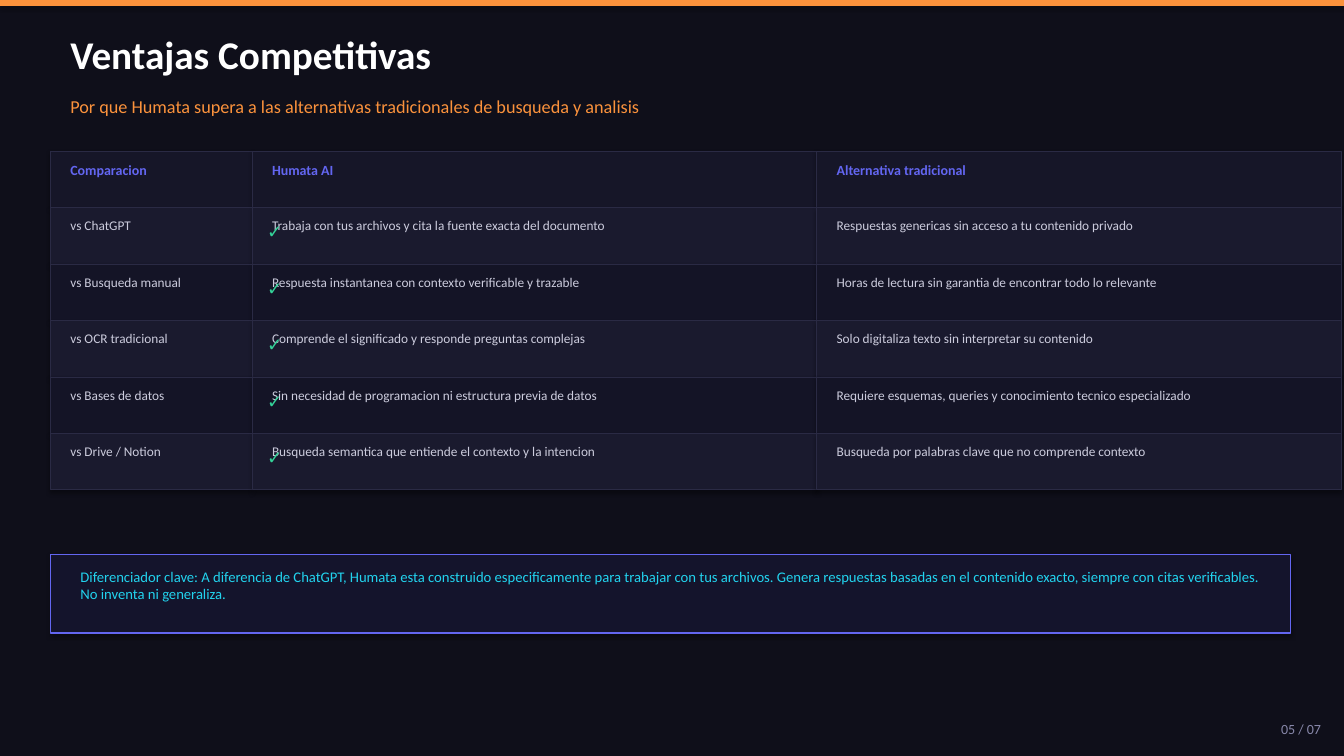
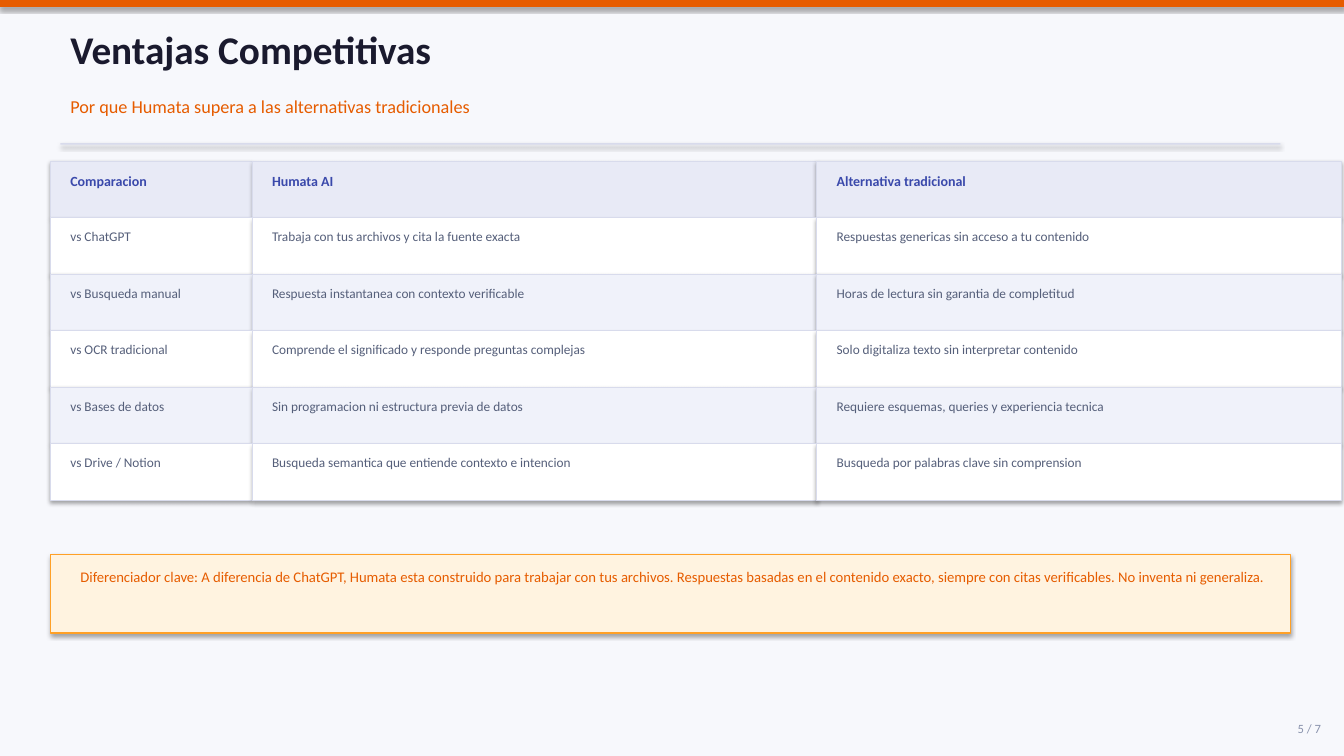
Before and after one commit to pjimenezb-blip/ANALITICA_DATOS_UCENTRAL, a slide deck: slide 5 of Humata_AI_Presentacion.pptx. Drawn at 1344x756 pixels with LibreOffice and Linux fonts; fonts in the diff are those of the drawing. Boxes give left, top, right and bottom in pixels: in the first picture for what was removed or moved away, otherwise in the second. Text is boxed around its words. In the diff, an @@ line names an element or a change of style, - is before the commit and + after.

```diff
--- a/Humata_AI_Presentacion.pptx
+++ b/Humata_AI_Presentacion.pptx
@@ background #0F0F1A to #F7F8FC @@
@@ rectangle at bbox=[0, 0, 1344, 7]: fill #FB923C to #E65C00 @@
@@ text "Ventajas Competitivas" at bbox=[70, 36, 431, 71]: text colour #FFFFFF to #1A1A2E @@
@@ text at bbox=[70, 100, 469, 116]: text changed; text colour #FB923C to #E65C00 @@
-Por que Humata supera a las alternativas tradicionales de busqueda y analisis
+Por que Humata supera a las alternativas tradicionales
@@ rectangle added at bbox=[60, 143, 1280, 144], fill #D8DBEC @@
@@ text colour #6366F1 to #3A49AB in 3 elements at bbox=[70, 176, 146, 188], bbox=[837, 176, 966, 186], bbox=[272, 177, 333, 186] @@
@@ fill #161628 to #E8EAF6; outline #2A2A44 0.5 pt to #D8DBEC 0.5 pt in 3 elements at bbox=[50, 161, 252, 218], bbox=[252, 161, 817, 218], bbox=[817, 161, 1341, 218] @@
@@ text removed at bbox=[257, 216, 279, 252] @@
-✓
@@ text at bbox=[272, 232, 521, 243]: text changed; text colour #CCCCDD to #555F7A @@
-Trabaja con tus archivos y cita la fuente exacta del documento
+Trabaja con tus archivos y cita la fuente exacta
@@ text at bbox=[837, 232, 1089, 244]: text changed; text colour #CCCCDD to #555F7A @@
-Respuestas genericas sin acceso a tu contenido privado
+Respuestas genericas sin acceso a tu contenido
@@ text removed at bbox=[257, 272, 279, 309] @@
-✓
@@ text at bbox=[272, 289, 525, 300]: text changed; text colour #CCCCDD to #555F7A @@
-Respuesta instantanea con contexto verificable y trazable
+Respuesta instantanea con contexto verificable
@@ text at bbox=[837, 289, 1074, 300]: text changed; text colour #CCCCDD to #555F7A @@
-Horas de lectura sin garantia de encontrar todo lo relevante
+Horas de lectura sin garantia de completitud
@@ text removed at bbox=[257, 329, 279, 365] @@
-✓
@@ text at bbox=[837, 345, 1078, 357]: text changed; text colour #CCCCDD to #555F7A @@
-Solo digitaliza texto sin interpretar su contenido
+Solo digitaliza texto sin interpretar contenido
@@ text removed at bbox=[257, 385, 279, 421] @@
-✓
@@ fill #141426 to #F0F2FA; outline #2A2A44 0.5 pt to #D8DBEC 0.5 pt in 6 elements at bbox=[50, 274, 252, 331], bbox=[252, 274, 817, 331], bbox=[817, 274, 1341, 331], bbox=[50, 387, 252, 444], bbox=[252, 387, 817, 444], bbox=[817, 387, 1341, 444] @@
@@ text colour #CCCCDD to #555F7A in 6 elements at bbox=[70, 289, 181, 300], bbox=[70, 232, 130, 241], bbox=[70, 345, 168, 354], bbox=[272, 345, 585, 357], bbox=[70, 458, 161, 467], bbox=[70, 402, 165, 411] @@
@@ text at bbox=[272, 402, 523, 413]: text changed; text colour #CCCCDD to #555F7A @@
-Sin necesidad de programacion ni estructura previa de datos
+Sin programacion ni estructura previa de datos
@@ text at bbox=[837, 402, 1103, 413]: text changed; text colour #CCCCDD to #555F7A @@
-Requiere esquemas, queries y conocimiento tecnico especializado
+Requiere esquemas, queries y experiencia tecnica
@@ text removed at bbox=[257, 442, 279, 478] @@
-✓
@@ 18 rectangles, 9 texts: place and size @@
-18 rectangles, 9 texts at bbox=[50, 151, 1341, 490]
+18 rectangles, 9 texts at bbox=[50, 161, 1341, 500]
@@ fill #1A1A2E to #FFFFFF; outline #2A2A44 0.5 pt to #D8DBEC 0.5 pt in 9 elements at bbox=[50, 218, 252, 274], bbox=[252, 218, 817, 274], bbox=[50, 331, 252, 387], bbox=[252, 331, 817, 387], bbox=[817, 331, 1341, 387], bbox=[817, 218, 1341, 274], bbox=[50, 444, 252, 500], bbox=[252, 444, 817, 500], bbox=[817, 444, 1341, 500] @@
@@ text at bbox=[272, 458, 570, 469]: text changed; text colour #CCCCDD to #555F7A @@
-Busqueda semantica que entiende el contexto y la intencion
+Busqueda semantica que entiende contexto e intencion
@@ text at bbox=[837, 458, 1081, 469]: text changed; text colour #CCCCDD to #555F7A @@
-Busqueda por palabras clave que no comprende contexto
+Busqueda por palabras clave sin comprension
@@ rectangle at bbox=[50, 555, 1291, 633]: fill #14142C to #FFF3E0; outline #6366F1 1 pt to #FFA026 1 pt @@
@@ text at bbox=[80, 571, 1264, 585]: text changed; text colour #22D3EE to #E65C00 @@
-Diferenciador clave: A diferencia de ChatGPT, Humata esta construido especificamente para trabajar con tus archivos. Genera respuestas basadas en el contenido exacto, siempre con citas verificables. No inventa ni generaliza.
+Diferenciador clave: A diferencia de ChatGPT, Humata esta construido para trabajar con tus archivos. Respuestas basadas en el contenido exacto, siempre con citas verificables. No inventa ni generaliza.
@@ text removed at bbox=[1281, 725, 1321, 734] @@
-05 / 07
@@ text added at bbox=[1298, 725, 1321, 733], 9 pt, text #8A93AD @@
+5 / 7
```
Also in this commit, not shown: 5 other slides changed, 1 slide added, 1 slide removed, 2 other files.
